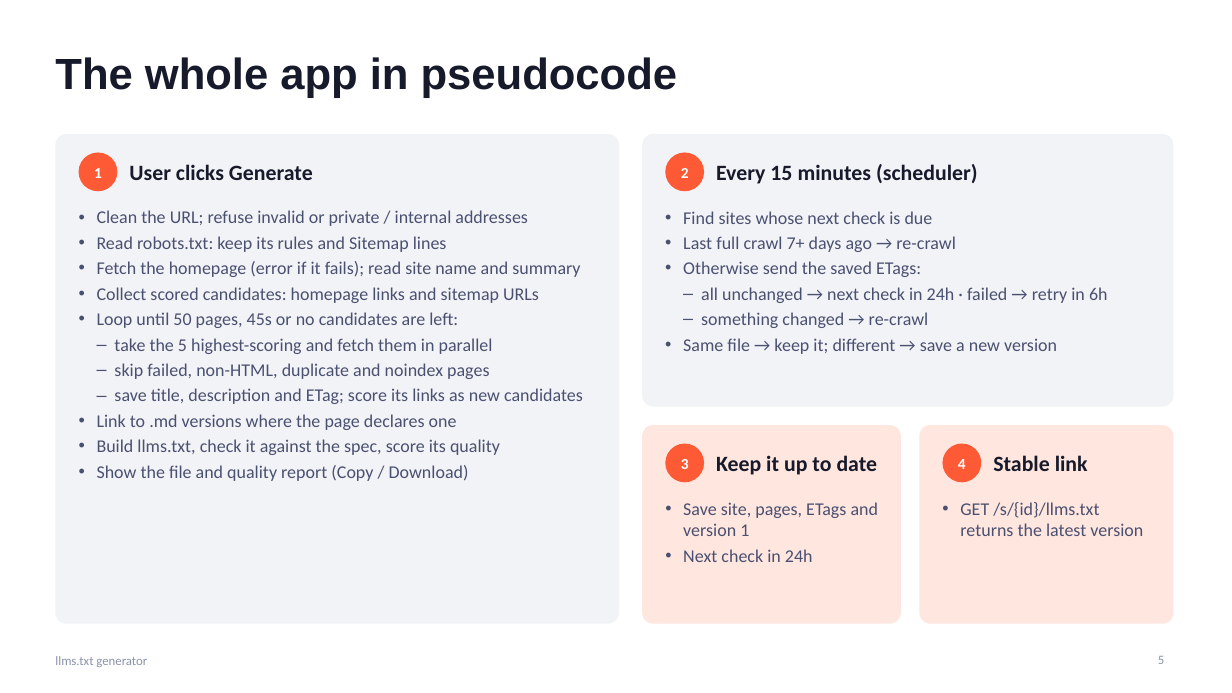
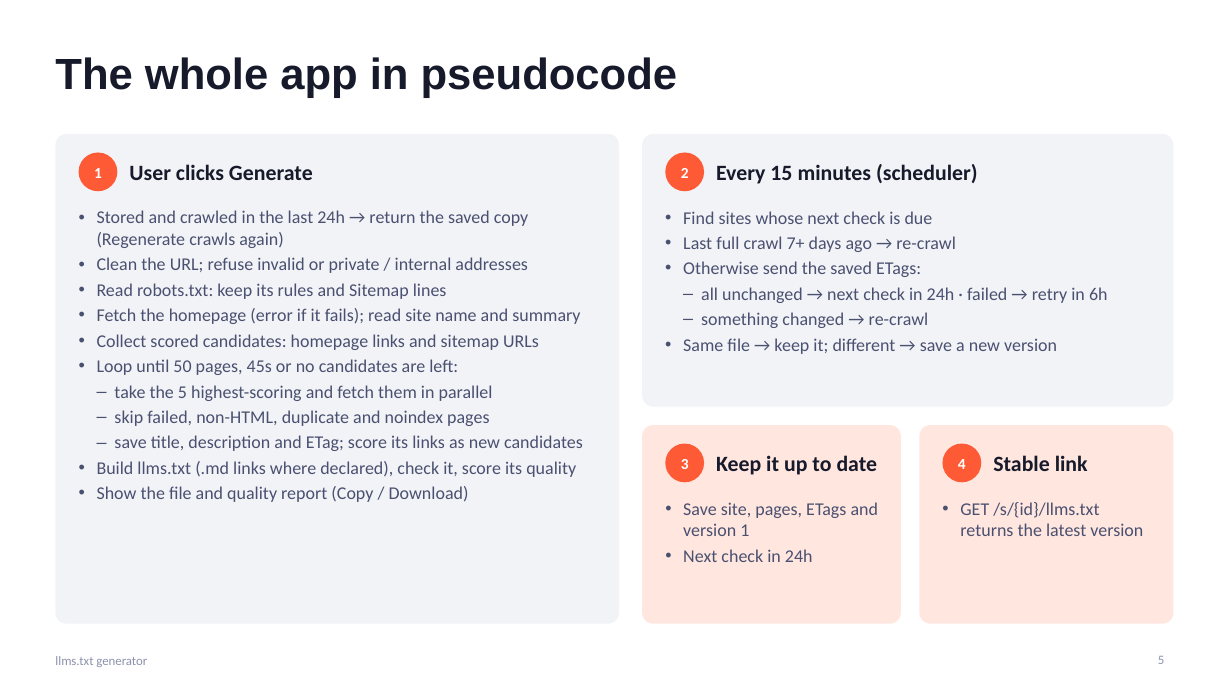
Before and after one commit to nmallekav/llms-txt-nishanth-mallekav, a slide deck: slide 5 of presentation/llms-txt-generator.pptx. Drawn at 1232x693 pixels with LibreOffice and Linux fonts; fonts in the diff are those of the drawing. Boxes give left, top, right and bottom in pixels: in the first picture for what was removed or moved away, otherwise in the second. Text is boxed around its words. In the diff, an @@ line names an element or a change of style, - is before the commit and + after.

```diff
--- a/presentation/llms-txt-generator.pptx
+++ b/presentation/llms-txt-generator.pptx
@@ text at (x1=97, y1=210, x2=528, y2=248): paragraph added @@
+• Stored and crawled in the last 24h → return the saved copy (Regenerate crawls again)
@@ text at (x1=97, y1=461, x2=576, y2=477): text changed @@
-• Link to .md versions where the page declares one
-• Build llms.txt, check it against the spec, score its quality
+• Build llms.txt (.md links where declared), check it, score its quality
```
Also in this commit, not shown: 1 slide added, 9 other files.
